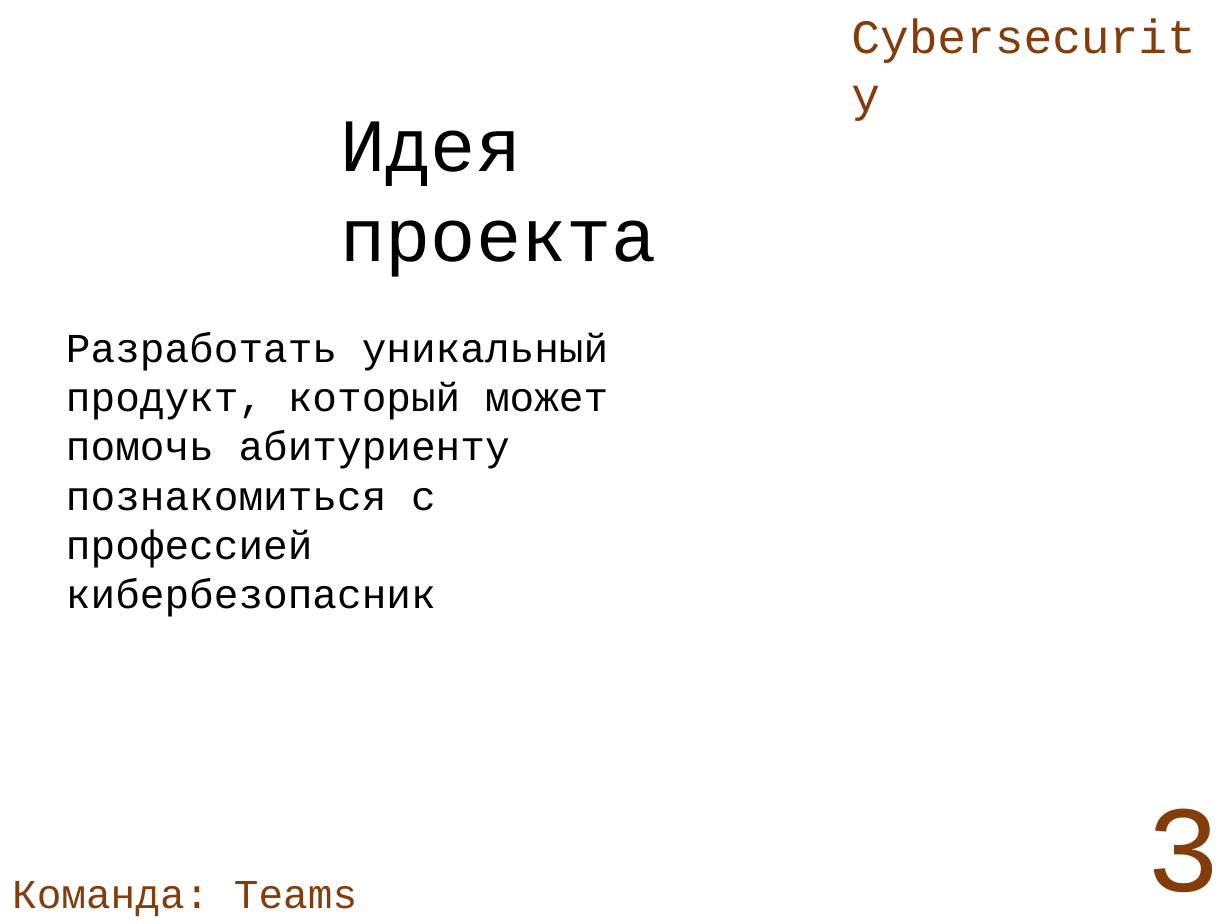
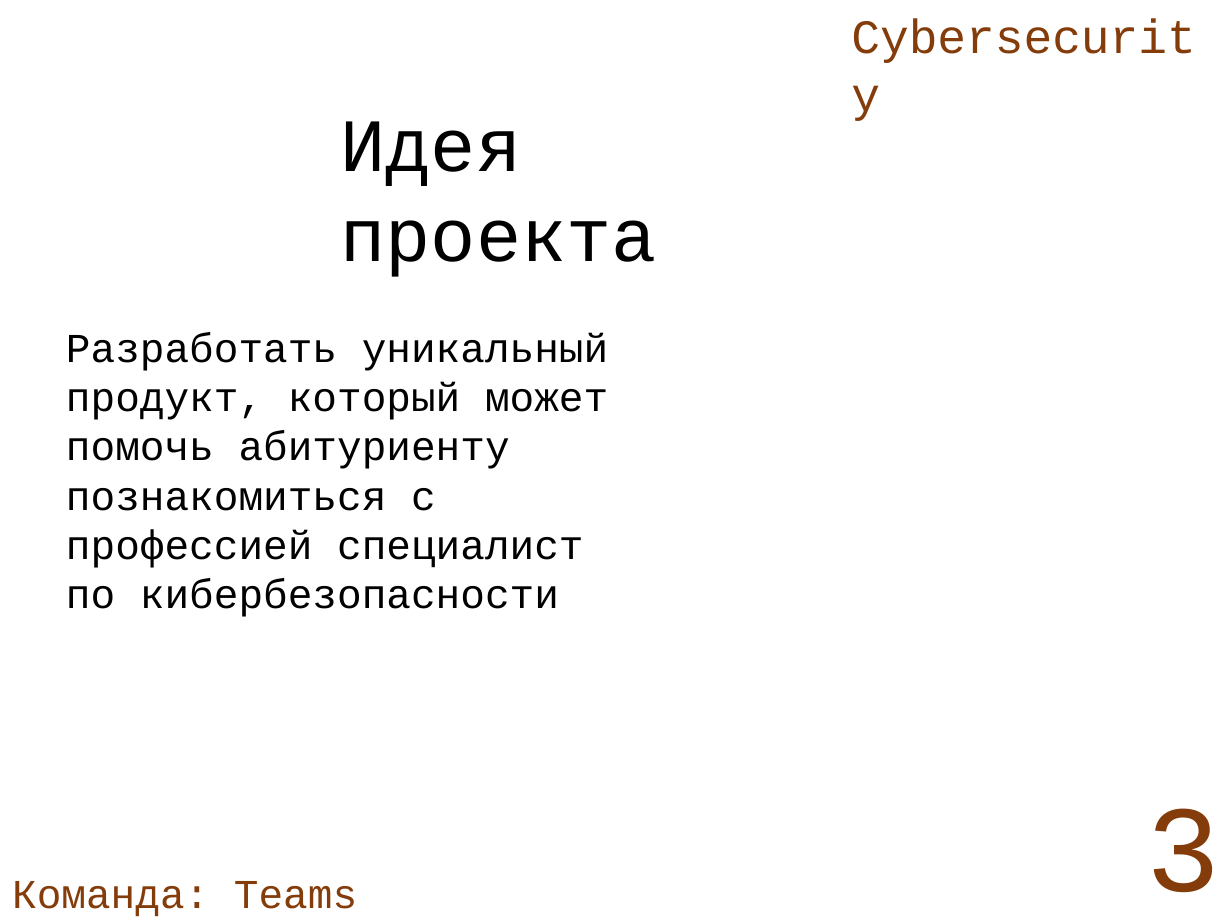
Before and after one commit to Cnek34/OPD, a slide deck: slide 3 of Финальная презентация.pptx. Drawn at 1232x924 pixels with LibreOffice and Linux fonts; fonts in the diff are those of the drawing; background and template pictures are left out. Boxes give left, top, right and bottom in pixels: in the first picture for what was removed or moved away, otherwise in the second. Text is boxed around its words. In the diff, an @@ line names an element or a change of style, - is before the commit and + after.

```diff
--- a/Финальная презентация.pptx
+++ b/Финальная презентация.pptx
@@ text at [66,332,608,617]: text changed @@
-Разработать уникальный продукт, который может помочь абитуриенту познакомиться с профессией кибербезопасник
+Разработать уникальный продукт, который может помочь абитуриенту познакомиться с профессией специалист по кибербезопасности
```
Also in this commit, not shown: 2 other slides changed.
